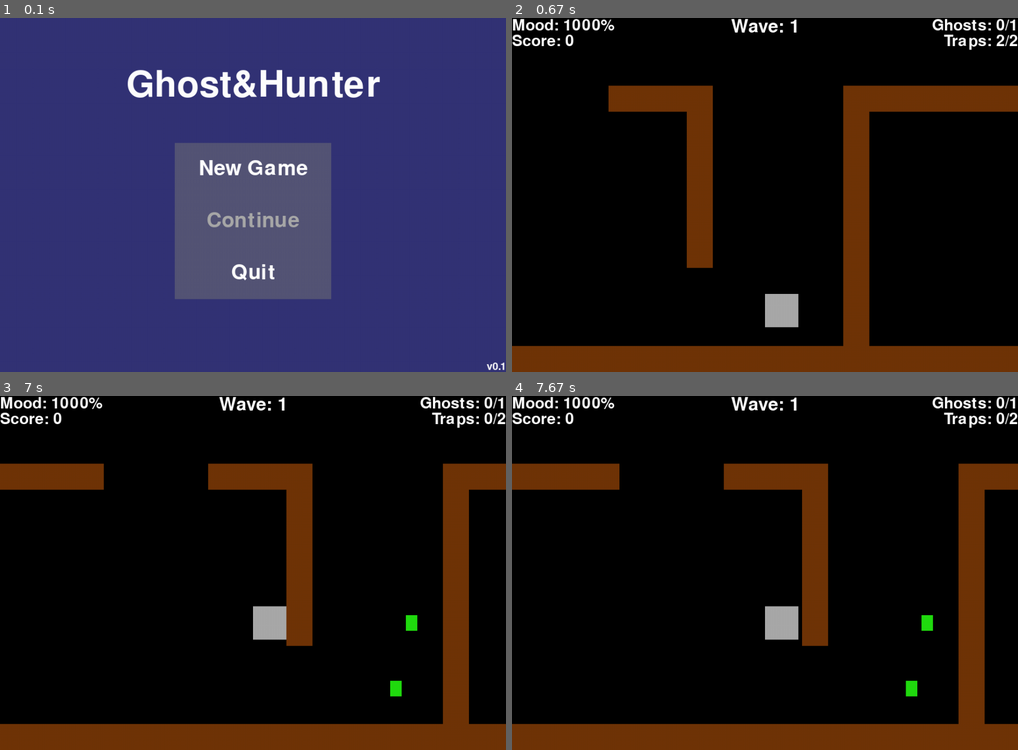
Above: before the commit, frames 1-4 (two rows, left to right).
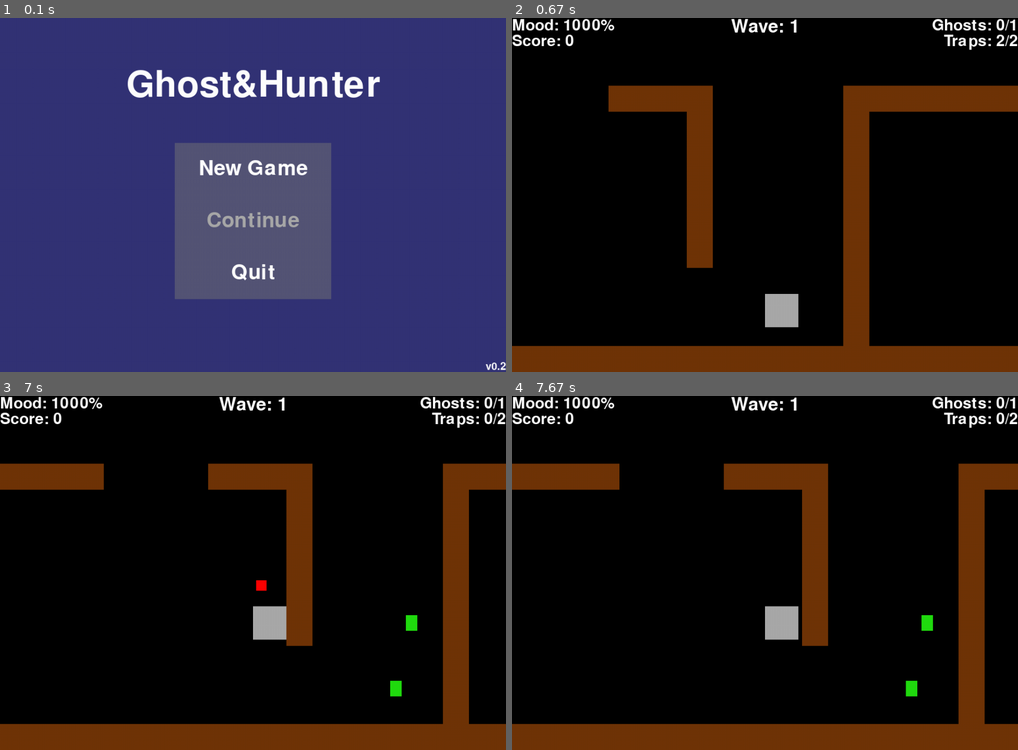
Above: after the commit, the same moments.

Repository: Danya0x07/Ghost-Hunter
Game: pygame game, started from main.py
Two runs of this game, one before a commit and one after it. Both use one fixed random seed, a clock stepped at 60 frames per second and the inputs below.
Inputs (mouse positions are in pixels of both pictures, inside the frame that each line leads up to):
- Up to frame 1 (0.1 s): no input
- Up to frame 2 (0.67 s): click (765, 170) at 0.38 s
- Up to frame 3 (7 s): click (414, 562) at 0.72 s; click (131, 576) at 1.05 s; hold D 1.33-1.8 s; move the mouse to (303, 650) at 1.37 s; tap Space at 1.4, 1.7, 1.9, 2.73, 3.03, 3.3, 3.63, 3.93, 4.07, 4.47, 4.77, 5.13, 5.53, 5.83, 6.03, 6.33, 6.53 s; hold W 1.83-2.13 s; hold A 2.67-3.2 s; hold S 3.23-3.53 s; hold A 3.57-3.97 s; hold W 4-4.37 s; hold D 4.4-5.03 s; hold S 5.07-5.43 s; hold A 5.47-5.93 s; hold D 5.97-6.43 s; hold W 6.47-6.77 s; click (237, 512) at 6.85 s
- Up to frame 4 (7.67 s): hold A from 7.63 s (still down)

The runs differ from the first frame. In frame 1, less than 0.1% of the frame differs, in the area x 96-100%, y 97-100%; in frame 2, nothing differs; in frame 3, less than 0.1%, in the area x 50-53%, y 52-56%; in frame 4, nothing differs.

Commit message:
Охотник научился стрелять в направлении курсора, рефакторинг некоторых классов.

Diff:
--- a/config.py
+++ b/config.py
@@ -24,6 +24,11 @@
 PLAYER_SPEED = 7
 PLAYER_COLOR = Color('#AAAAAA')
 PLAYER_HP_MAX = 1000
+
+PLAYER_PLASMA_SIZE = (PLAYER_PLASMA_WIDTH, PLAYER_PLASMA_HEIGHT) = (20, 20)
+PLAYER_PLASMA_SPEED = 10
+PLAYER_PLASMA_COLOR = Color('#FF0000')
+PLAYER_PLASMA_OFFSET = 10
 
 ENEMY_SIZE = (ENEMY_WIDTH, ENEMY_HEIGHT) = (64, 64)
 ENEMY_COLOR = Color('#17FF64')
--- a/mob.py
+++ b/mob.py
@@ -2,7 +2,7 @@
 from math import sqrt
 
 from things import MovingThing
-from plasma import Plasma, DamagePLasma, HealPlasma
+from plasma import Plasma, EnemyPlasma, HealerPlasma
 from config import *
 
 
@@ -80,7 +80,7 @@
     VEER_TIMEOUT = ENEMY_VEER_TIMEOUT
     SHOOT_TIMEOUT = ENEMY_SHOOT_TIMEOUT
     SPEED = ENEMY_SPEED
-    BULLET_TYPE = DamagePLasma
+    BULLET_TYPE = EnemyPlasma
 
 
 class Healer(Mob):
@@ -90,4 +90,4 @@
     VEER_TIMEOUT = HEALER_VEER_TIMEOUT
     SHOOT_TIMEOUT = HEALER_SHOOT_TIMEOUT
     SPEED = HEALER_SPEED
-    BULLET_TYPE = HealPlasma
+    BULLET_TYPE = HealerPlasma
--- a/plasma.py
+++ b/plasma.py
@@ -17,9 +17,6 @@
 
     def update(self, walls, plasmas, player):
         self.rect.move_ip(self.x_vel, self.y_vel)
-        self.collide(walls, plasmas, player)
-
-    def collide(self, walls, plasmas, player):
         if self.check_collision(self.rect, walls):
             plasmas.remove(self)
         if collide_rect(self, player):
@@ -27,15 +24,37 @@
             plasmas.remove(self)
 
 
-class DamagePLasma(Plasma):
+class EnemyPlasma(Plasma):
     SIZE = DAMAGE_PLASMA_SIZE
     COLOR = DAMAGE_PLASMA_COLOR
     SPEED = DAMAGE_PLASMA_SPEED
     OFFSET = DAMAGE_PLASMA_OFFSET
 
 
-class HealPlasma(Plasma):
+class HealerPlasma(Plasma):
     SIZE = HEAL_PLASMA_SIZE
     COLOR = HEAL_PLASMA_COLOR
     SPEED = HEAL_PLASMA_SPEED
     OFFSET = HEAL_PLASMA_OFFSET
+
+
+class Proton(MovingThing):
+    SIZE = PLAYER_PLASMA_SIZE
+    COLOR = PLAYER_PLASMA_COLOR
+    SPEED = PLAYER_PLASMA_SPEED
+    OFFSET = PLAYER_PLASMA_OFFSET
+
+    def __init__(self, x_vel, y_vel, center):
+        super().__init__(self.SIZE, self.COLOR, x_vel, y_vel, center=center)
+
+    def update(self, walls, enemies, healers, plasmas, player):
+        self.rect.move_ip(self.x_vel, self.y_vel)
+        if self.check_collision(self.rect, walls):
+            plasmas.remove(self)
+        enemy = self.check_collision(self.rect, enemies)
+        if enemy:
+            enemies.remove(enemy)
+            player.score += 1
+        healer = self.check_collision(self.rect, healers)
+        if healer:
+            healers.remove(healer)
--- a/player.py
+++ b/player.py
@@ -1,8 +1,11 @@
 from pygame.sprite import collide_rect
 from pygame.locals import *
 
+from math import atan, sin, cos
+
 from things import MovingThing
 from trap import Trap
+from plasma import Proton
 from config import *
 
 
@@ -58,6 +61,21 @@
             trap = Trap(self.rect.center)
             traps.add(trap)
 
+    def shoot(self, m_pos, pl_rect, plasmas):
+        dx = m_pos[0] - pl_rect.centerx
+        dy = m_pos[1] - pl_rect.centery
+        if dx == 0:
+            x_vel = 0
+            y_vel = PLAYER_PLASMA_SPEED if dy > 0 else -PLAYER_PLASMA_SPEED
+        else:
+            angle = atan(dy / dx)
+            x_vel = int(cos(angle) * PLAYER_PLASMA_SPEED)
+            y_vel = int(sin(angle) * PLAYER_PLASMA_SPEED)
+            if m_pos[0] < pl_rect.centerx:
+                x_vel = -x_vel
+                y_vel = -y_vel
+        plasmas.add(Proton(x_vel, y_vel, self.rect.center))
+
     class Direction:
 
         def __init__(self):
--- a/scenes.py
+++ b/scenes.py
@@ -69,7 +69,7 @@
         self.lbl_title = Label('Ghost&Hunter', fontsize=70,
                                centerx=self.screen_rect.centerx,
                                centery=130)
-        self.lbl_v = Label('v0.1', fontsize=20,
+        self.lbl_v = Label('v0.2', fontsize=20,
                            bottomright=self.screen_rect.bottomright)
         self.labels = Group(self.lbl_title, self.lbl_v)
 
@@ -105,6 +105,7 @@
         self.enemies = Group()
         self.healers = Group()
         self.plasmas = Group()
+        self.protons = Group()
         self.traps = Group()
         self.teleports = Group()
         self.spawn_positions = []
@@ -146,6 +147,8 @@
                     self.player.set_direction(e.key, True)
             elif e.type == KEYUP:
                 self.player.set_direction(e.key, False)
+            elif e.type == MOUSEBUTTONDOWN:
+                self.player.shoot(mouse.get_pos(), self.camera.apply(self.player), self.protons)
 
         if not self.player.is_alive:
             self.return_code = 'gameover'
@@ -159,6 +162,7 @@
         self.enemies.update(self.walls, self.plasmas)
         self.healers.update(self.walls, self.plasmas)
         self.plasmas.update(self.walls, self.plasmas, self.player)
+        self.protons.update(self.walls, self.enemies, self.healers, self.protons, self.player)
         self.traps.update(self.enemies, self.healers, self.player)
         self.teleports.update(self.player, self.enemies, self.healers, self.teleports)
         self.camera.update(self.player)
@@ -173,6 +177,7 @@
         self.draw_group(self.walls)
         self.draw_group(self.teleports)
         self.draw_group(self.traps)
+        self.draw_group(self.protons)
         self.draw_group(self.plasmas)
         self.draw_group(self.healers)
         self.screen.blit(self.player.image, self.camera.apply(self.player))
--- a/teleport.py
+++ b/teleport.py
@@ -12,13 +12,8 @@
         self.tgt_id = tgt_id
         self.active = True
 
-    def check_mobs_overlaying(self, mobs):
-        for mob in mobs:
-            if self.rect.colliderect(mob.frame_rect):
-                return mob
-
     def handle_teleporting(self, teleport, mobs):
-        mob = self.check_mobs_overlaying(mobs)
+        mob = self.check_collision(self.rect, mobs)
         if mob:
             mob.frame_rect.center = teleport.rect.center
             teleport.active = False
@@ -35,9 +30,9 @@
             is_overlayed = False
             if collide_rect(self, player):
                 is_overlayed = True
-            if self.check_mobs_overlaying(enemies):
+            if self.check_collision(self.rect, enemies):
                 is_overlayed = True
-            if self.check_mobs_overlaying(healers):
+            if self.check_collision(self.rect, healers):
                 is_overlayed = True
             self.active = not is_overlayed
 
--- a/things.py
+++ b/things.py
@@ -10,6 +10,12 @@
         self.image.fill(color)
         self.rect = self.image.get_rect(**kwargs)
 
+    @staticmethod
+    def check_collision(object_rect, obstacles):
+        for obstacle in obstacles:
+            if object_rect.colliderect(obstacle):
+                return obstacle
+
 
 class MovingThing(Thing):
 
@@ -19,12 +25,6 @@
         self.y_vel = y_vel
 
     @staticmethod
-    def check_collision(object_rect, obstacles):
-        for obstacle in obstacles:
-            if object_rect.colliderect(obstacle):
-                return obstacle
-
-    @staticmethod
     def handle_collision(object_rect, obstacle_rect, x_vel, y_vel):
         if x_vel > 0:   object_rect.right = obstacle_rect.left
         elif x_vel < 0: object_rect.left = obstacle_rect.right
--- a/trap.py
+++ b/trap.py
@@ -1,5 +1,3 @@
-from pygame.sprite import collide_rect
-
 from things import Thing
 from config import *
 
@@ -14,10 +12,10 @@
         if self.timeout < BOMB_TIMEOUT:
             self.timeout += 1
             return
-        for enemy in enemies:
-            if collide_rect(self, enemy):
-                player.score += 1
-                enemies.remove(enemy)
-        for healer in healers:
-            if collide_rect(self, healer):
-                healers.remove(healer)
+        enemy = self.check_collision(self.rect, enemies)
+        if enemy:
+            player.score += 1
+            enemies.remove(enemy)
+        healer = self.check_collision(self.rect, healers)
+        if healer:
+            healers.remove(healer)
